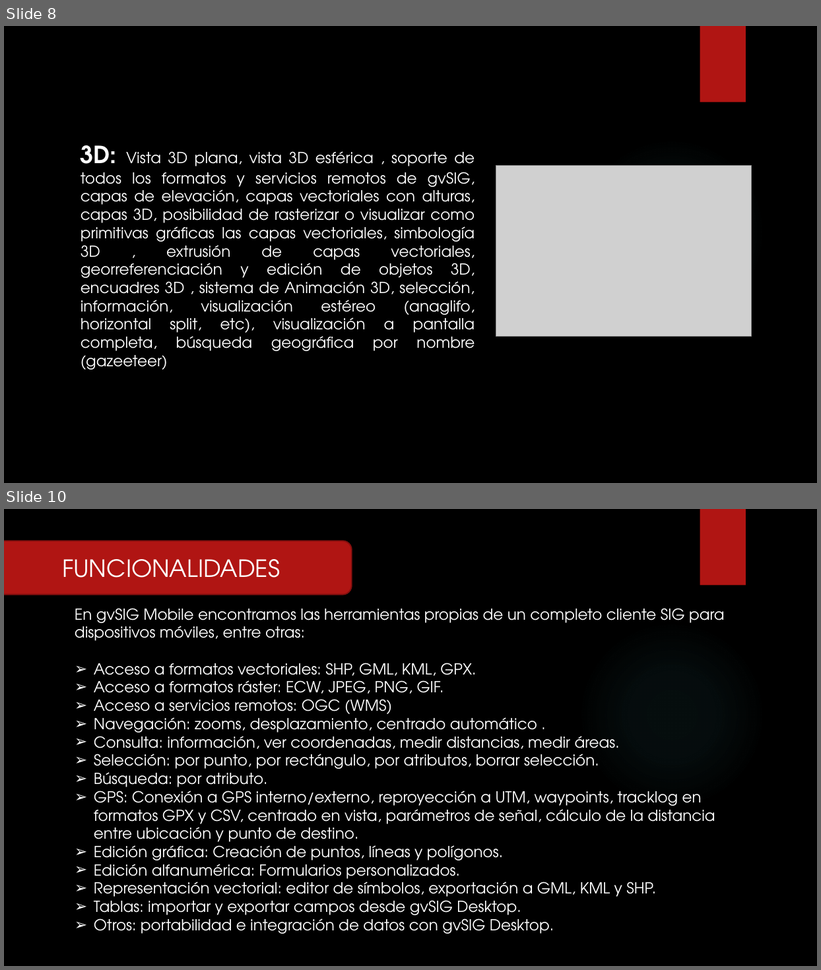
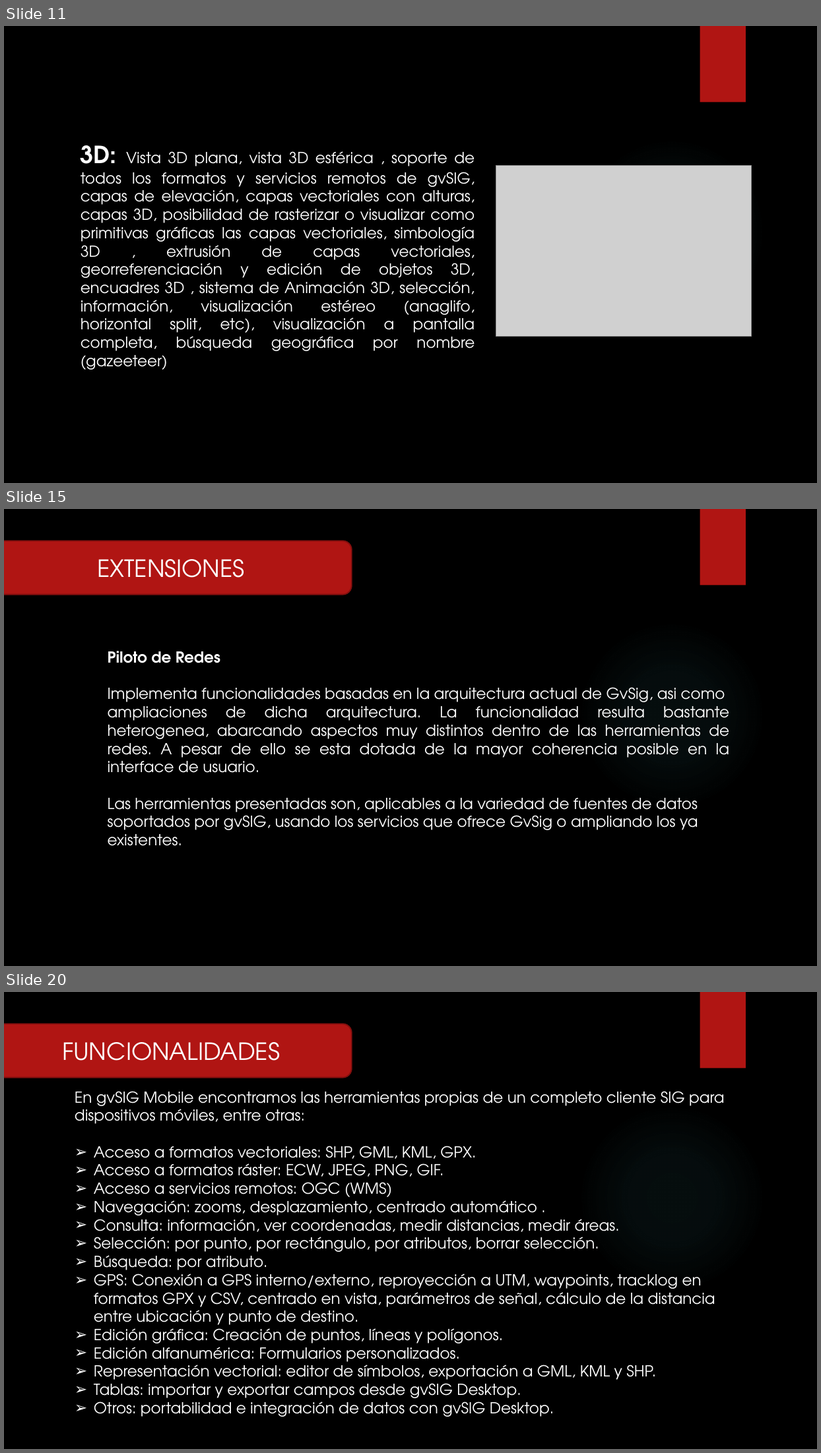
Before and after one commit to RFray/gvSIG, a slide deck: Expo-gvSIG.pptx. Shown one above the other, each under a label of ours: slides 8 and 10 before the commit, slides 11, 15 and 20 after it; the slides between them are not shown. The pictures are 821x970 and 821x1453 pixels, drawn with LibreOffice and Linux fonts; fonts in the diff are those of the drawing; grey boxes stand for pictures; background and template pictures are left out. Boxes give left, top, right and bottom in pixels: in the first picture for what was removed or moved away, otherwise in the second. Text is boxed around its words. In the diff, an @@ line names an element or a change of style, - is before the commit and + after.

```diff
--- a/Expo-gvSIG.pptx
+++ b/Expo-gvSIG.pptx
@@ slide 15 added at (4,509,817,966), background picture (left out); not listed: 2 template elements that a slide beside it also shows @@
@@ rounded rectangle added at (4,541,352,594), fill #B01513, outline #82100E 1.5 pt, 28 pt, text #FFFFFF @@
+EXTENSIONES
@@ text added at (108,651,729,846), 18 pt, text #FFFFFF @@
+Piloto de Redes
+Implementa funcionalidades basadas en la arquitectura actual de GvSig, asi como
+ampliaciones de dicha arquitectura. La funcionalidad resulta bastante heterogenea, abarcando aspectos muy distintos dentro de las herramientas de redes. A pesar de ello se esta dotada de la mayor coherencia posible en la interface de usuario.
+Las herramientas presentadas son, aplicables a la variedad de fuentes de datos
+soportados por gvSIG, usando los servicios que ofrece GvSig o ampliando los ya
+existentes.
@@ what was slide 8 is now slide 11 @@
@@ what was slide 10 is now slide 20 @@
```
Also in this commit, not shown: 5 slides changed, 9 other slides added.
